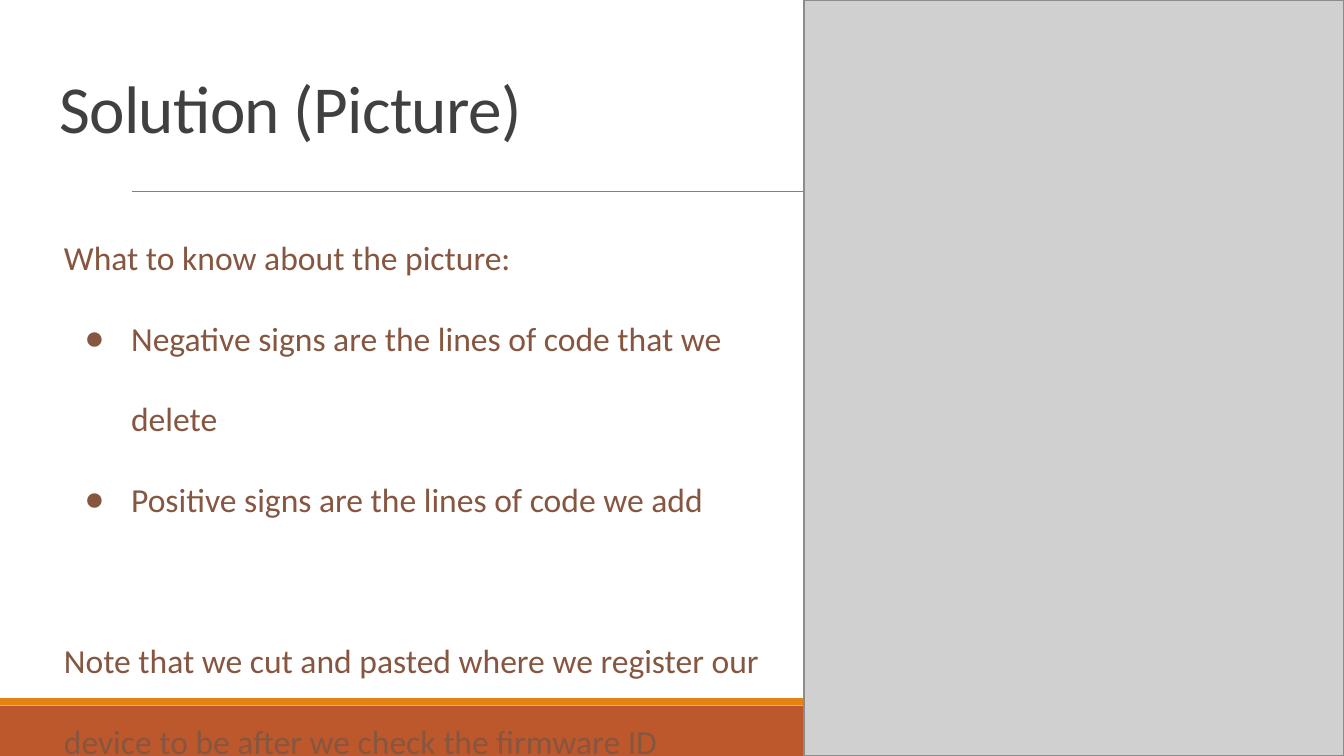
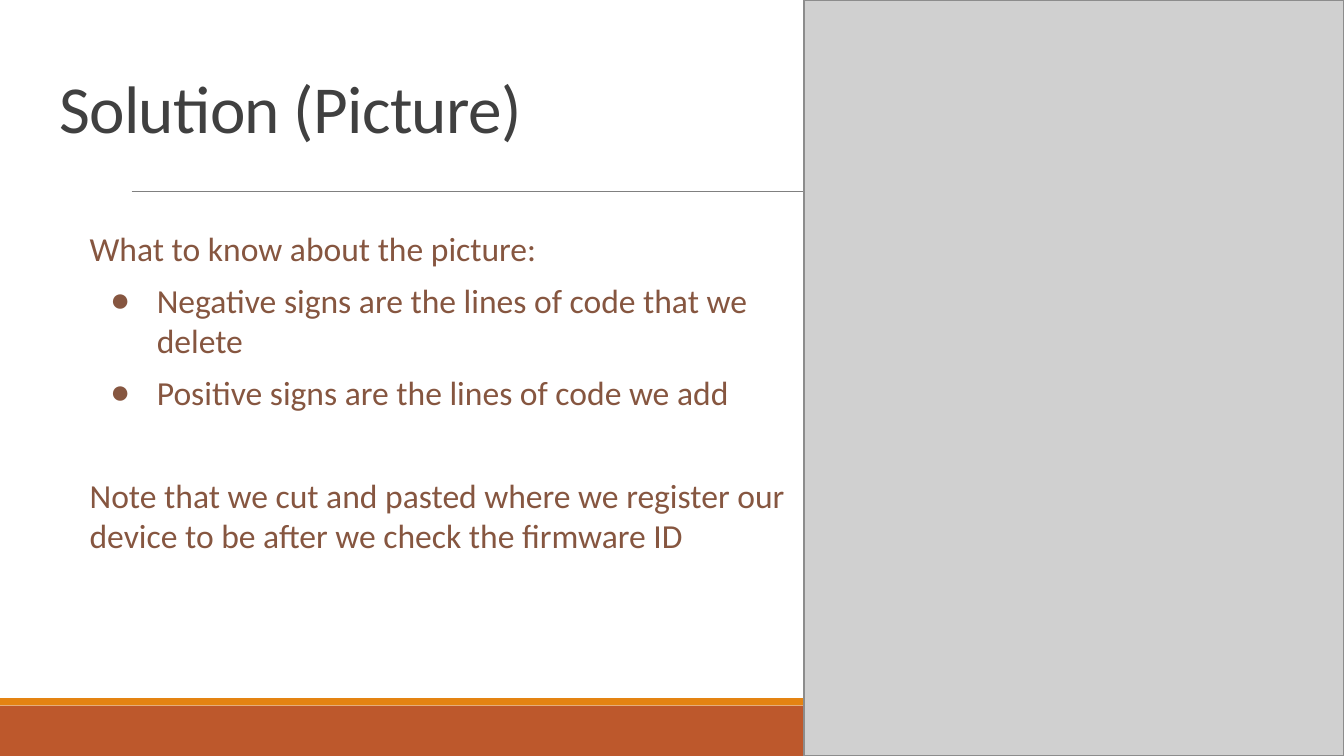
Before and after one commit to ttown386/PaVT-BST, a slide deck: slide 11 of doc/HW2/Tower Probe Race Condition.pptx (slide 10 before the commit). Drawn at 1344x756 pixels with LibreOffice and Linux fonts; fonts in the diff are those of the drawing; grey boxes stand for pictures. Boxes give left, top, right and bottom in pixels: in the first picture for what was removed or moved away, otherwise in the second. Text is boxed around its words. In the diff, an @@ line names an element or a change of style, - is before the commit and + after.

```diff
--- a/doc/HW2/Tower Probe Race Condition.pptx
+++ b/doc/HW2/Tower Probe Race Condition.pptx
@@ text "What to know about the ...": place and size @@
-text "What to know about the ..." at [64, 246, 759, 679]
+text "What to know about the ..." at [90, 237, 784, 549]
@@ text "What to know about the ..." at [90, 237, 784, 549]: line spacing 2 to 1; more space between paragraphs @@
```
Also in this commit, not shown: 3 other slides changed, 13 slides added, 1 slide removed.
